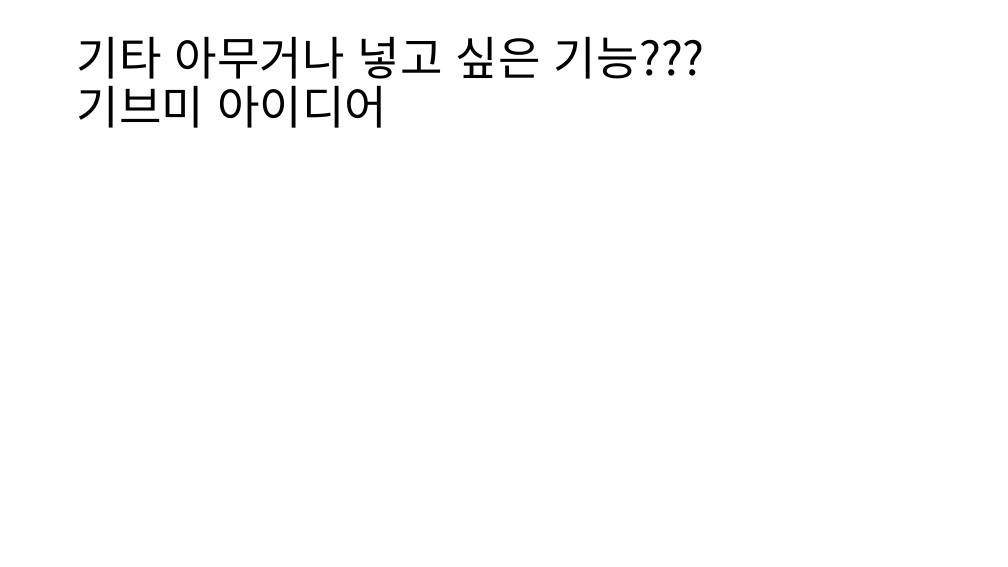
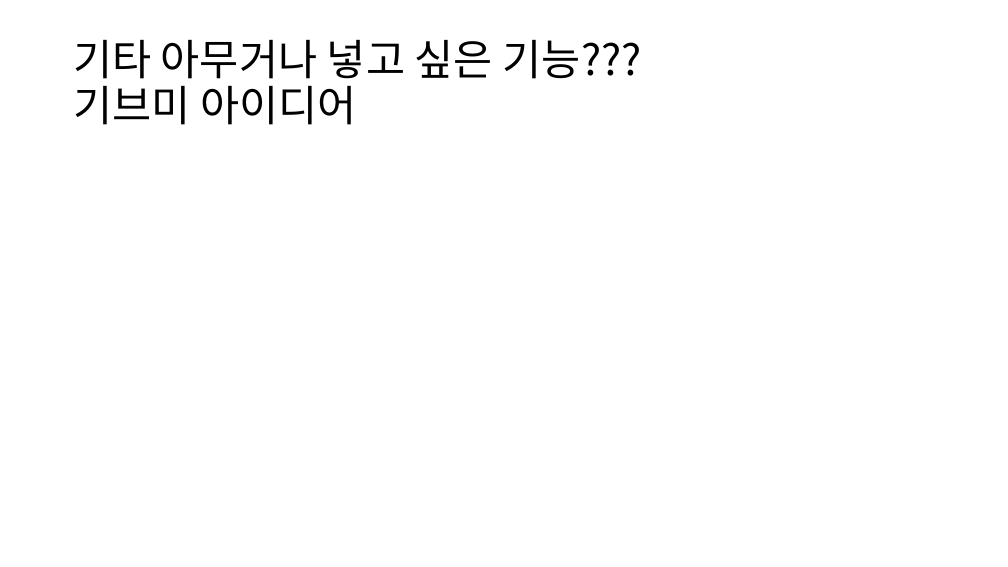
Before and after one commit to ezenteam2/RentalEquip, a slide deck: slide 4 of 1 기능 정의/project04 - 기능 정의 - 용승.pptx. Drawn at 1008x567 pixels with LibreOffice and Linux fonts; fonts in the diff are those of the drawing. Boxes give left, top, right and bottom in pixels: in the first picture for what was removed or moved away, otherwise in the second. Text is boxed around its words. In the diff, an @@ line names an element or a change of style, - is before the commit and + after.

Commit message:
기능정리,요구사항정의서

```diff
--- a/1 기능 정의/project04 - 기능 정의 - 용승.pptx
+++ b/1 기능 정의/project04 - 기능 정의 - 용승.pptx
@@ title "기타 아무거나 넣고 싶은 기능??? ..." at box(73, 39, 642, 125): size 44 to 40.5 pt @@
```
Also in this commit, not shown: 2 other slides changed, 3 other files.
